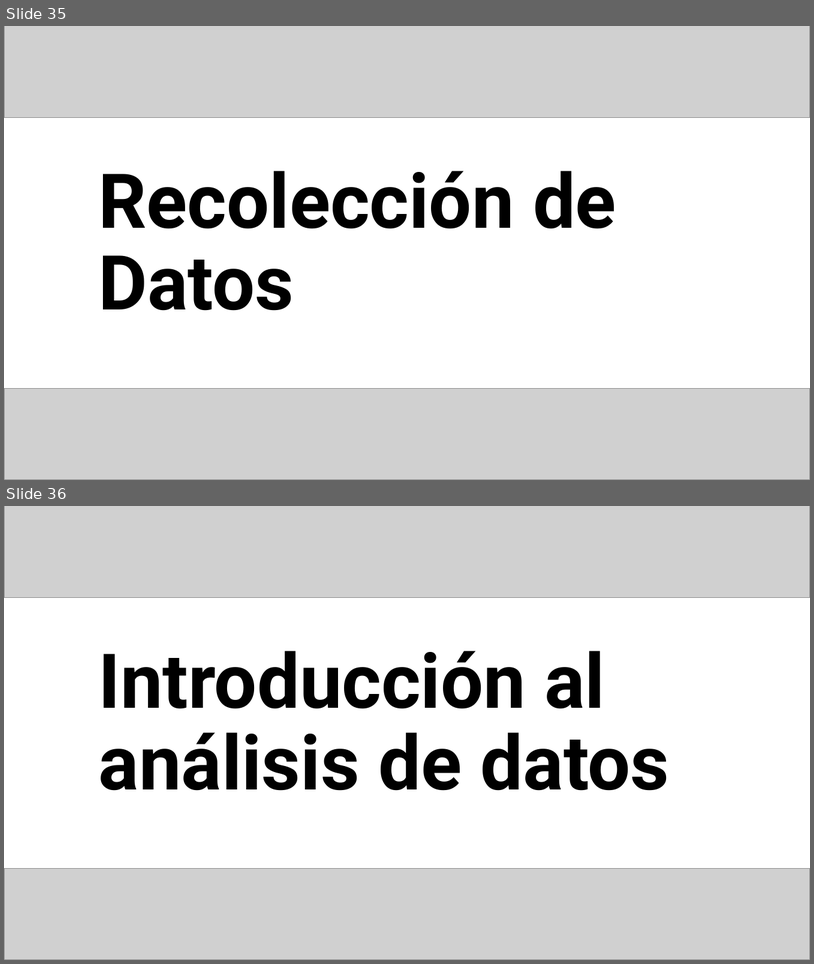
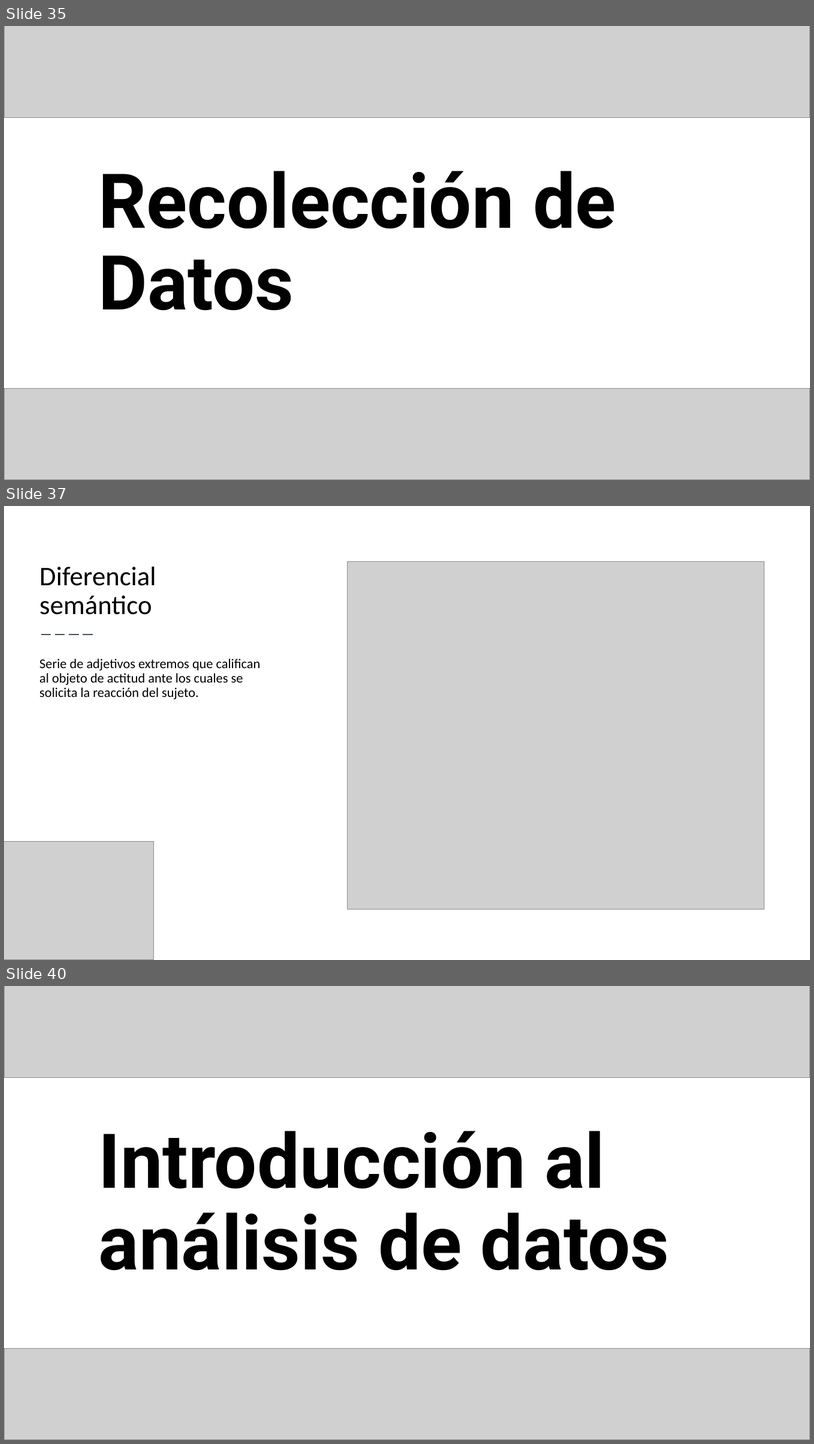
Before and after one commit to Adrifelcha/afchavez-019, a slide deck: JeanPiaget/Presentaciones/04_RecolecciónyAnálisisDatos.pptx. Shown one above the other, each under a label of ours: slides 35 and 36 before the commit, slides 35, 37 and 40 after it; the slides between them are not shown. The pictures are 814x964 and 814x1444 pixels, drawn with LibreOffice and Linux fonts; fonts in the diff are those of the drawing; grey boxes stand for pictures. Boxes give left, top, right and bottom in pixels: in the first picture for what was removed or moved away, otherwise in the second. Text is boxed around its words. In the diff, an @@ line names an element or a change of style, - is before the commit and + after.

```diff
--- a/JeanPiaget/Presentaciones/04_RecolecciónyAnálisisDatos.pptx
+++ b/JeanPiaget/Presentaciones/04_RecolecciónyAnálisisDatos.pptx
@@ slide 37 added at box(4, 506, 810, 960), background #FFFFFF @@
@@ title added at box(39, 567, 156, 615), 32 pt, text #000000 @@
+Diferencial semántico
@@ picture added at box(348, 562, 764, 909) @@
@@ line added from (41, 635) to (95, 635), #44546A 1.5 pt dashed @@
@@ text added at box(39, 658, 261, 699), 16 pt, text #000000 @@
+Serie de adjetivos extremos que califican al objeto de actitud ante los cuales se solicita la reacción del sujeto.
@@ picture added at box(4, 841, 154, 960) @@
@@ what was slide 36 is now slide 40 @@
```
Also in this commit, not shown: 40 other slides added, 2 slides removed, 2 other files.
